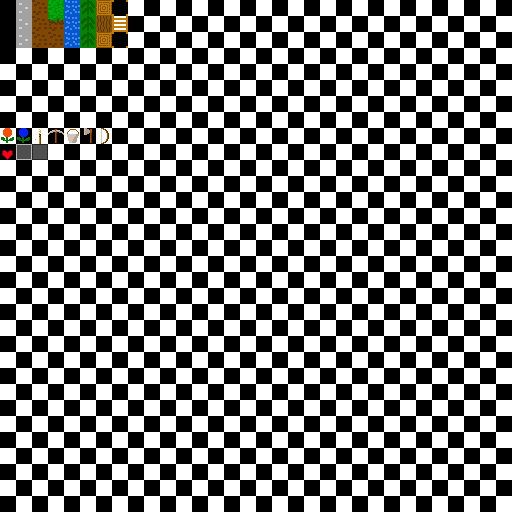
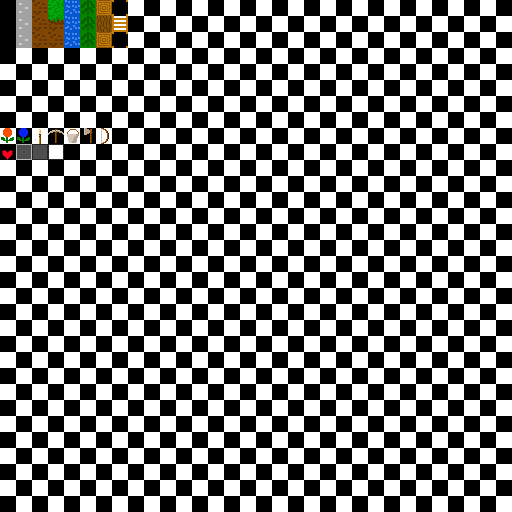
Comparing the layer stacks of the two 512 × 512 images. Changes:
painted on "レイヤー 32" over bbox(48, 144, 64, 160)
